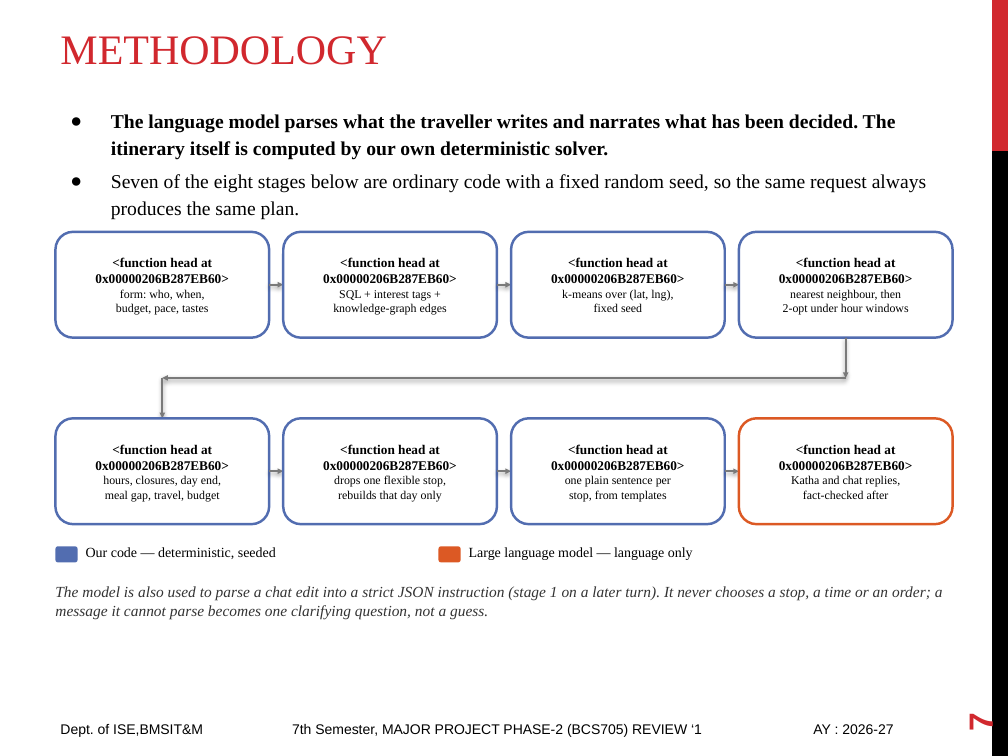
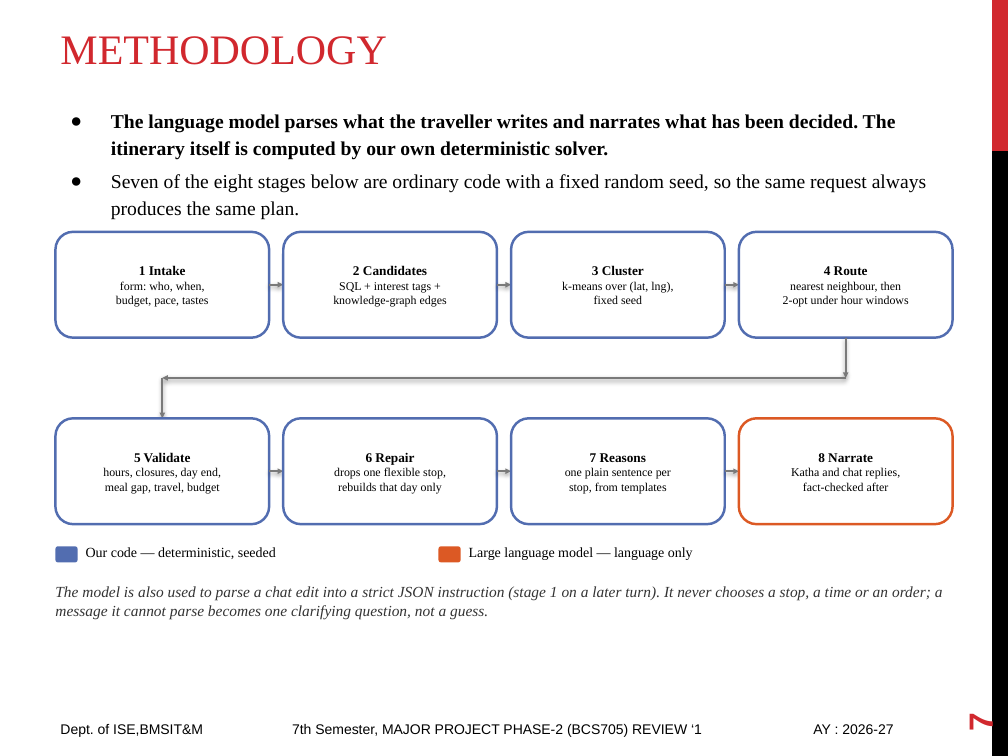
Before and after one commit to Pushkar69RS/NovaTripAI, a slide deck: slide 7 of docs/review1/Travel_Yantra_Phase2_Review1.pptx. Drawn at 1008x756 pixels with LibreOffice and Linux fonts; fonts in the diff are those of the drawing. Boxes give left, top, right and bottom in pixels: in the first picture for what was removed or moved away, otherwise in the second. Text is boxed around its words. In the diff, an @@ line names an element or a change of style, - is before the commit and + after.

```diff
--- a/docs/review1/Travel_Yantra_Phase2_Review1.pptx
+++ b/docs/review1/Travel_Yantra_Phase2_Review1.pptx
@@ text in rounded rectangle at <box>139,265,186,275</box>: text changed @@
-<function head at 0x00000206B287EB60>
+1 Intake
@@ text in rounded rectangle at <box>353,265,427,275</box>: text changed @@
-<function head at 0x00000206B287EB60>
+2 Candidates
@@ text in rounded rectangle at <box>592,265,644,275</box>: text changed @@
-<function head at 0x00000206B287EB60>
+3 Cluster
@@ text in rounded rectangle at <box>824,266,868,275</box>: text changed @@
-<function head at 0x00000206B287EB60>
+4 Route
@@ text in rounded rectangle at <box>134,452,191,463</box>: text changed @@
-<function head at 0x00000206B287EB60>
+5 Validate
@@ text in rounded rectangle at <box>366,453,414,465</box>: text changed @@
-<function head at 0x00000206B287EB60>
+6 Repair
@@ text in rounded rectangle at <box>590,453,646,462</box>: text changed @@
-<function head at 0x00000206B287EB60>
+7 Reasons
@@ text in rounded rectangle at <box>818,453,873,462</box>: text changed @@
-<function head at 0x00000206B287EB60>
+8 Narrate
```
Also in this commit, not shown: 6 other slides changed, 4 other files.
